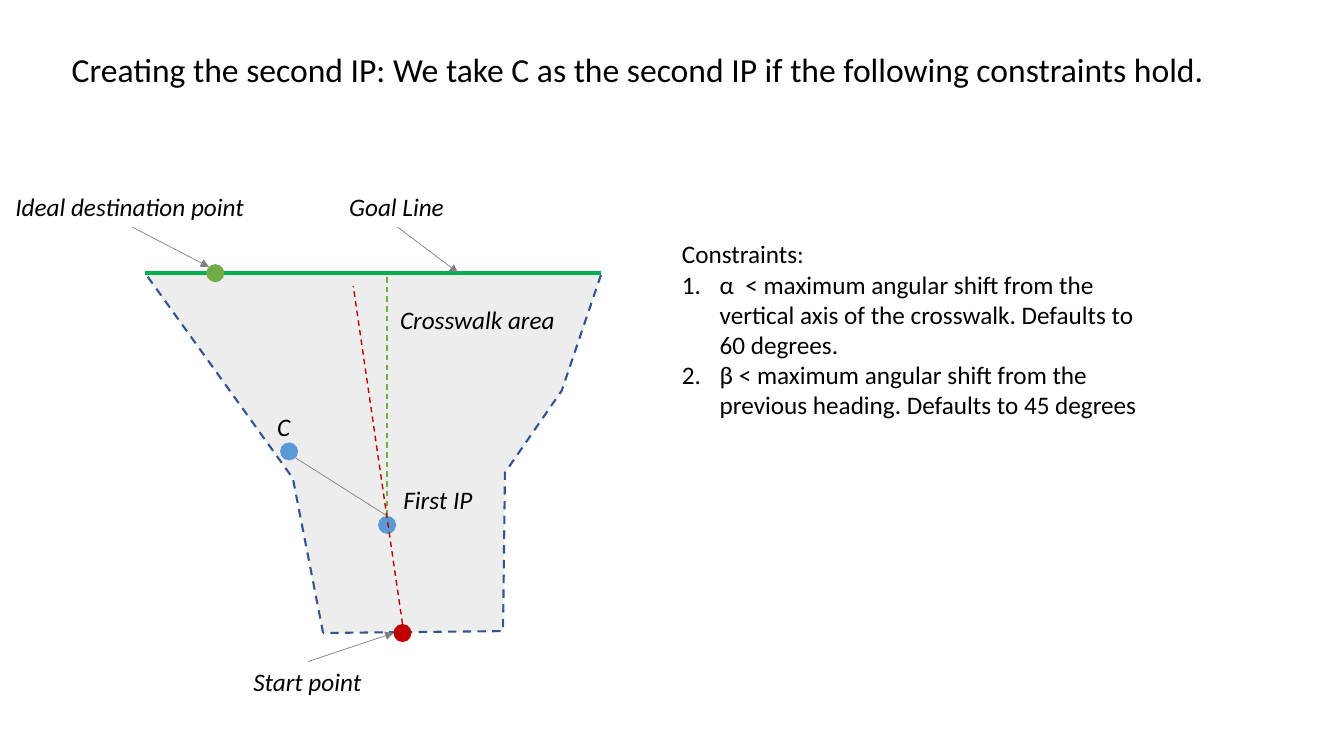
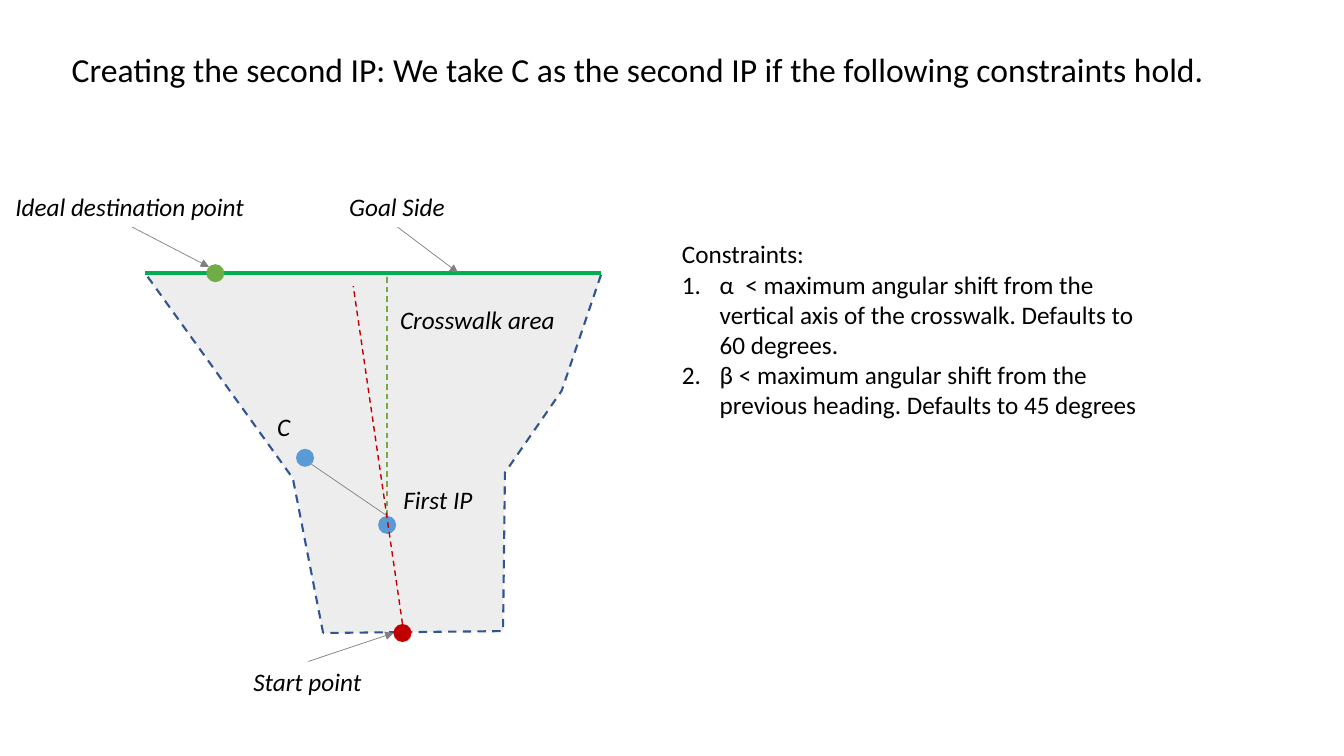
Before and after one commit to adhocmaster/carla-jaywalker-experiments, a slide deck: slide 17 of docs/Soft-Trajectory-Generation.pptx (slide 19 before the commit). Drawn at 1344x756 pixels with LibreOffice and Linux fonts; fonts in the diff are those of the drawing. Boxes give left, top, right and bottom in pixels: in the first picture for what was removed or moved away, otherwise in the second. Text is boxed around its words. In the diff, an @@ line names an element or a change of style, - is before the commit and + after.

```diff
--- a/docs/Soft-Trajectory-Generation.pptx
+++ b/docs/Soft-Trajectory-Generation.pptx
@@ text at (x1=349, y1=198, x2=444, y2=216): text changed @@
-Goal Line
+Goal Side
@@ ellipse moved from (x1=280, y1=443, x2=298, y2=461) to (x1=296, y1=449, x2=315, y2=467) @@
@@ line moved from (387, 516) - (295, 458) to (387, 516) - (312, 465) @@
```
Also in this commit, not shown: 15 other slides changed, 2 slides added, 3 slides removed, 11 other files.
